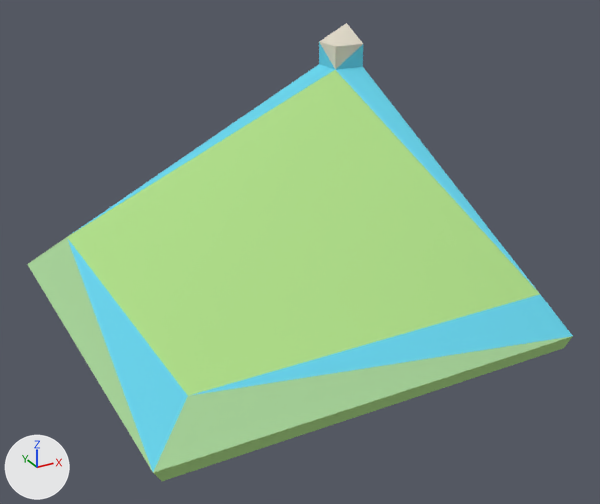
An edit to the glTF model example_game/world/props/roof-corner.prop/model.glb, drawn before and after from the same camera.
Both versions are drawn from a 50 mm lens placed at (-1.8, -3.53, 2.06), pointed at (0.06, -0.16, 0.38). Every picture has the same lights, and +X, +Y and +Z are marked at lower left. The first picture is the older version. Vertices at exactly the same position are counted once.

Names of what the first picture shows: 'model'.
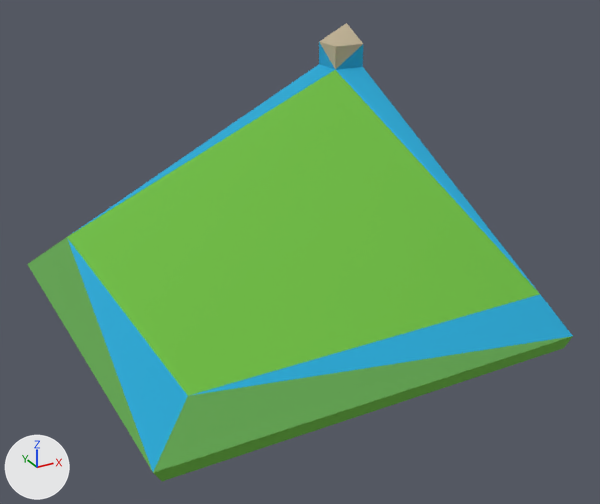
Pixel boxes (x1, y1, x2, y2) of what changed, in the pictures (600 x 504 px):
part 1 of me_model, recoloured (darker)
    both: (27, 70, 573, 481)
part 2 of me_model, recoloured
    both: (67, 42, 573, 472)
part 3 of me_model, recoloured (pale yellow to beige)
    both: (319, 23, 363, 69)

The change, as a diff of the scene's bpy script:
```diff
--- a/example_game/world/props/roof-corner.prop/model.glb.py
+++ b/example_game/world/props/roof-corner.prop/model.glb.py
@@ me_model @@
 me_model.from_pydata(...)  # 20 vertices, 36 faces; spans x -1.07..1.07, y -1.07..1.07, z -0.02..1.28
 # used by ob_model
+# me_model part 1: 12 faces centred in x -1.05..0.4, y -1.05..0.37, z -0.01..0.47 are repainted in the vertex colours; the middle colour goes from green #afde88 to green #6dbb40
+# me_model part 2: 6 faces centred in x -0.91..1.0, y -0.91..1.0, z 0.15..1.08 are repainted in the vertex colours; the middle colour goes from cyan #66d3ea to cyan #22a6d2
+# me_model part 3: 4 faces centred in x 0.87..1.0, y 0.87..1.0, z 1.13..1.21 are repainted in the vertex colours; the middle colour goes from pale yellow #dfd8c7 to beige #bdaf92
 me_model.materials.append(mat_style)
```
